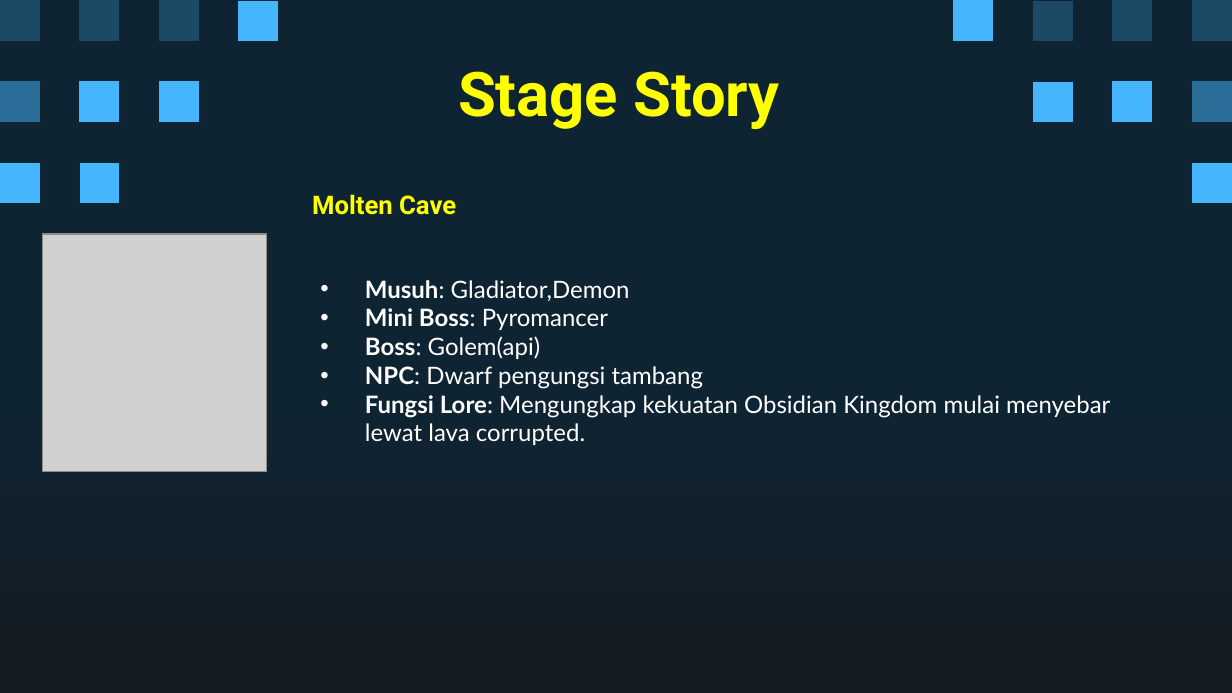
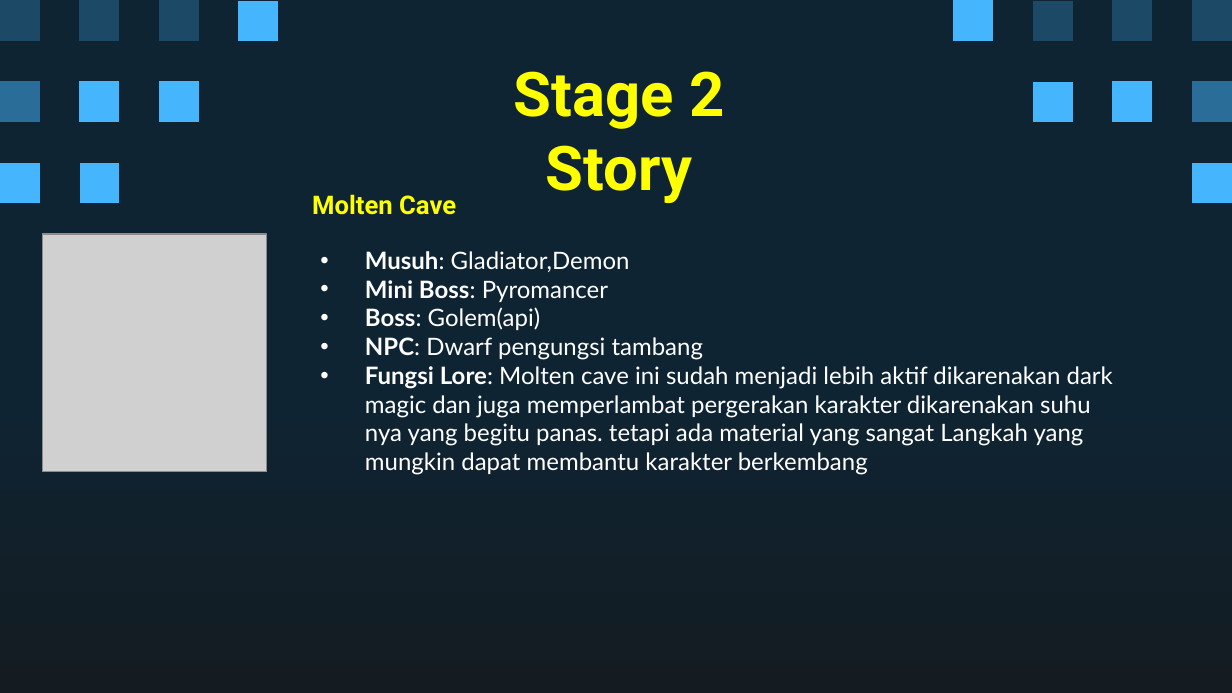
Before and after one commit to Ricardhad/gameProgProject, a slide deck: slide 15 of Super Pixel Vintage Gaming by Slidesgo.pptx. Drawn at 1232x693 pixels with LibreOffice and Linux fonts; fonts in the diff are those of the drawing; grey boxes stand for pictures. Boxes give left, top, right and bottom in pixels: in the first picture for what was removed or moved away, otherwise in the second. Text is boxed around its words. In the diff, an @@ line names an element or a change of style, - is before the commit and + after.

Commit message:
ppt deskripsi stage

```diff
--- a/Super Pixel Vintage Gaming by Slidesgo.pptx
+++ b/Super Pixel Vintage Gaming by Slidesgo.pptx
@@ title at <box>514,71,724,203</box>: text changed @@
-Stage Story
+Stage 2 Story
@@ subtitle at <box>365,366,1113,475</box>: text changed @@
-• Fungsi Lore: Mengungkap kekuatan Obsidian Kingdom mulai menyebar lewat lava corrupted.
+• Fungsi Lore: Molten cave ini sudah menjadi lebih aktif dikarenakan dark magic dan juga memperlambat pergerakan karakter dikarenakan suhu nya yang begitu panas. tetapi ada material yang sangat Langkah yang mungkin dapat membantu karakter berkembang
```
Also in this commit, not shown: 6 other slides changed.
